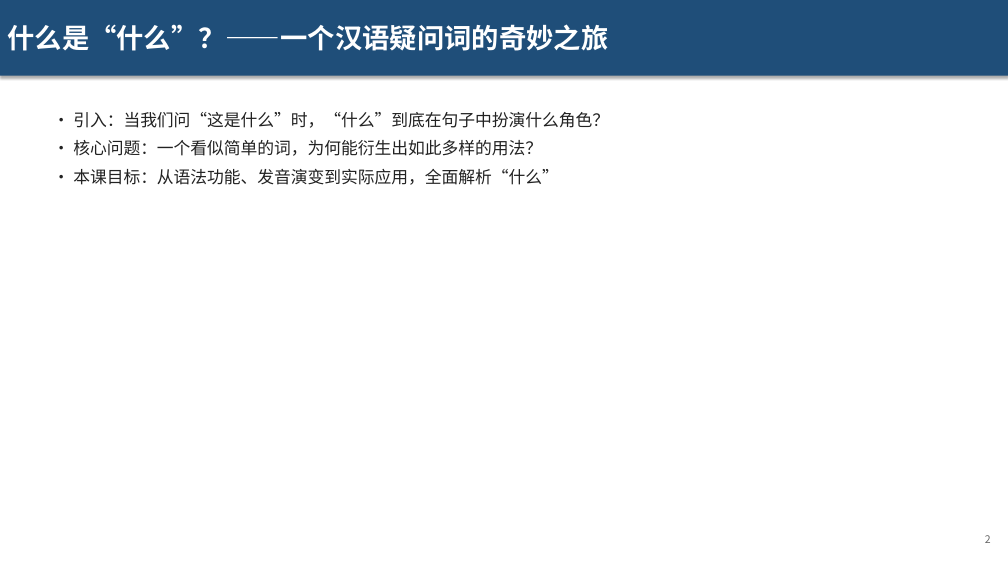
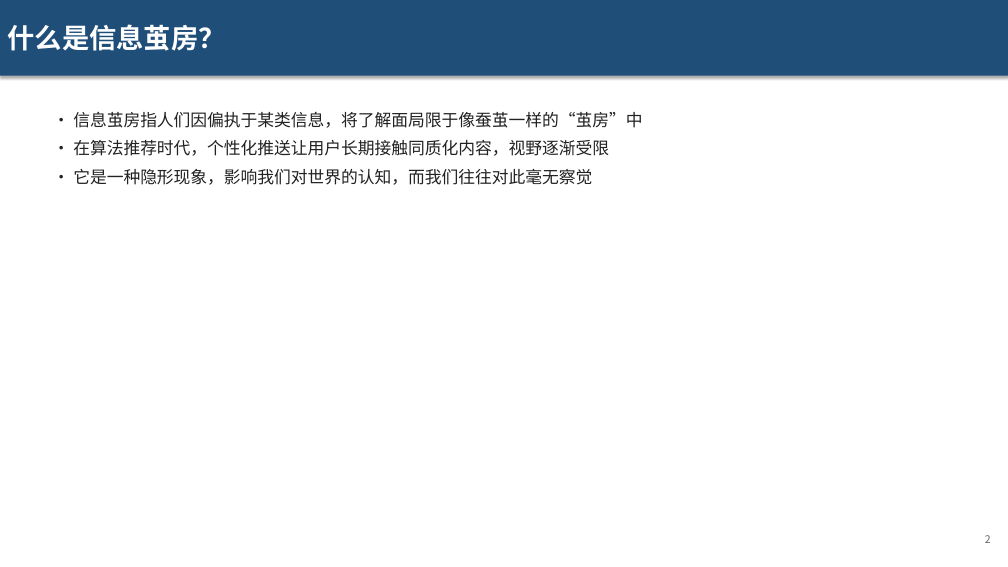
Before and after one commit to Golden2002/PAEG, a slide deck: slide 2 of 05_实现原型/downloads/ppt/学习资料_1786144615.pptx. Drawn at 1008x567 pixels with LibreOffice and Linux fonts; fonts in the diff are those of the drawing. Boxes give left, top, right and bottom in pixels: in the first picture for what was removed or moved away, otherwise in the second. Text is boxed around its words. In the diff, an @@ line names an element or a change of style, - is before the commit and + after.

```diff
--- a/05_实现原型/downloads/ppt/学习资料_1786144615.pptx
+++ b/05_实现原型/downloads/ppt/学习资料_1786144615.pptx
@@ text in rectangle at bbox=[7, 24, 226, 51]: text changed @@
-什么是“什么”？——一个汉语疑问词的奇妙之旅
+什么是信息茧房？
@@ text at bbox=[73, 112, 642, 185]: text changed @@
-• 引入：当我们问“这是什么”时，“什么”到底在句子中扮演什么角色？
-• 核心问题：一个看似简单的词，为何能衍生出如此多样的用法？
-• 本课目标：从语法功能、发音演变到实际应用，全面解析“什么”
+• 信息茧房指人们因偏执于某类信息，将了解面局限于像蚕茧一样的“茧房”中
+• 在算法推荐时代，个性化推送让用户长期接触同质化内容，视野逐渐受限
+• 它是一种隐形现象，影响我们对世界的认知，而我们往往对此毫无察觉
```
Also in this commit, not shown: 2 other slides changed, 3 slides added, 3 slides removed, 8 other files.
